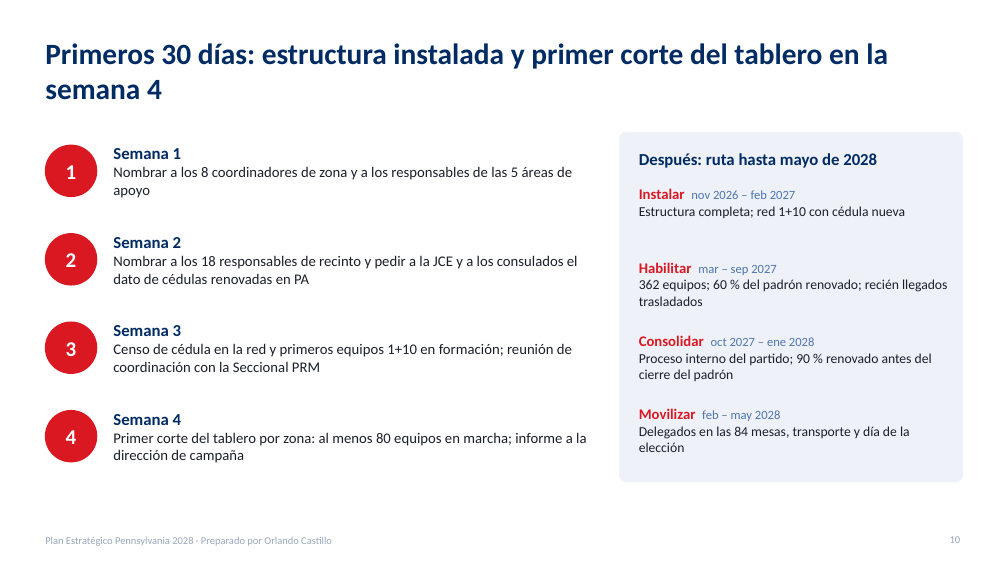
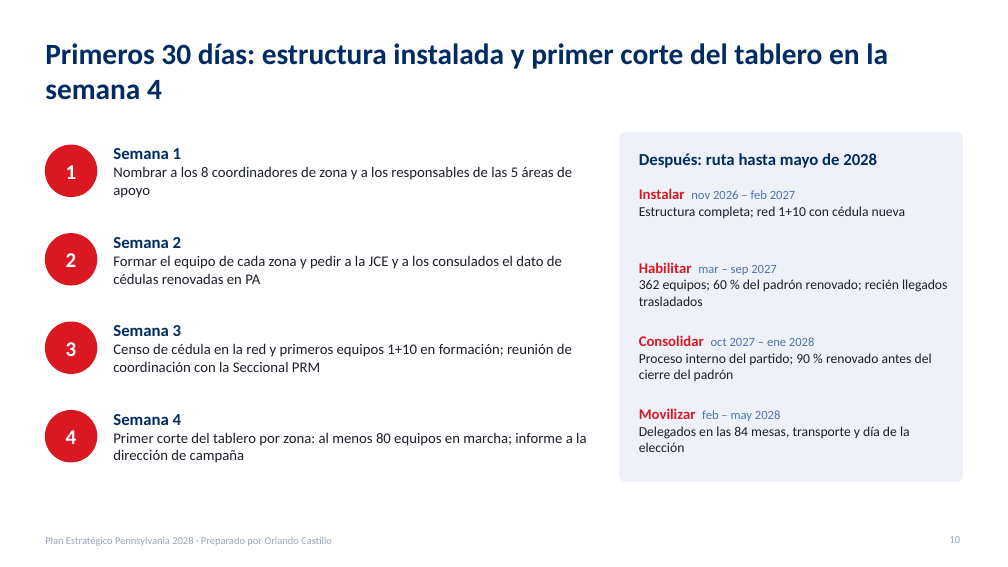
Before and after one commit to rcastillo9556/pdf-toolkit, a slide deck: slide 10 of presentaciones/Plan_Estrategico_Pennsylvania_2028.pptx. Drawn at 1008x567 pixels with LibreOffice and Linux fonts; fonts in the diff are those of the drawing. Boxes give left, top, right and bottom in pixels: in the first picture for what was removed or moved away, otherwise in the second. Text is boxed around its words. In the diff, an @@ line names an element or a change of style, - is before the commit and + after.

```diff
--- a/presentaciones/Plan_Estrategico_Pennsylvania_2028.pptx
+++ b/presentaciones/Plan_Estrategico_Pennsylvania_2028.pptx
@@ text at box(113, 255, 562, 284): text changed @@
-Nombrar a los 18 responsables de recinto y pedir a la JCE y a los consulados el dato de cédulas renovadas en PA
+Formar el equipo de cada zona y pedir a la JCE y a los consulados el dato de cédulas renovadas en PA
```
Also in this commit, not shown: 6 other slides changed, 1 other file.
